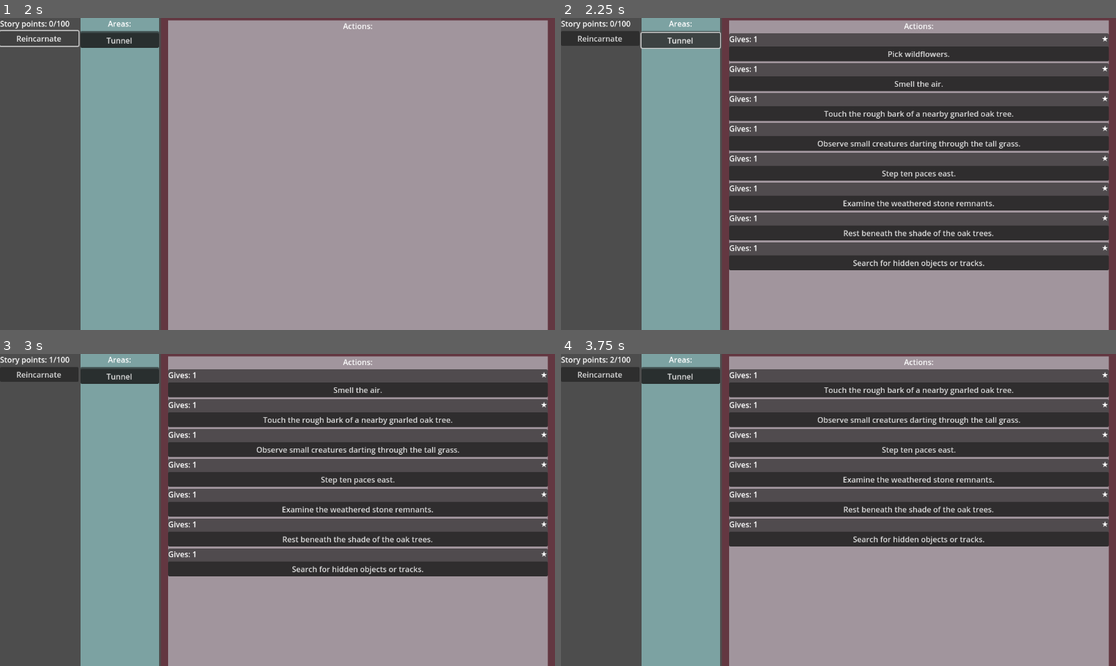
Above: before the commit, frames 1-4 (two rows, left to right).
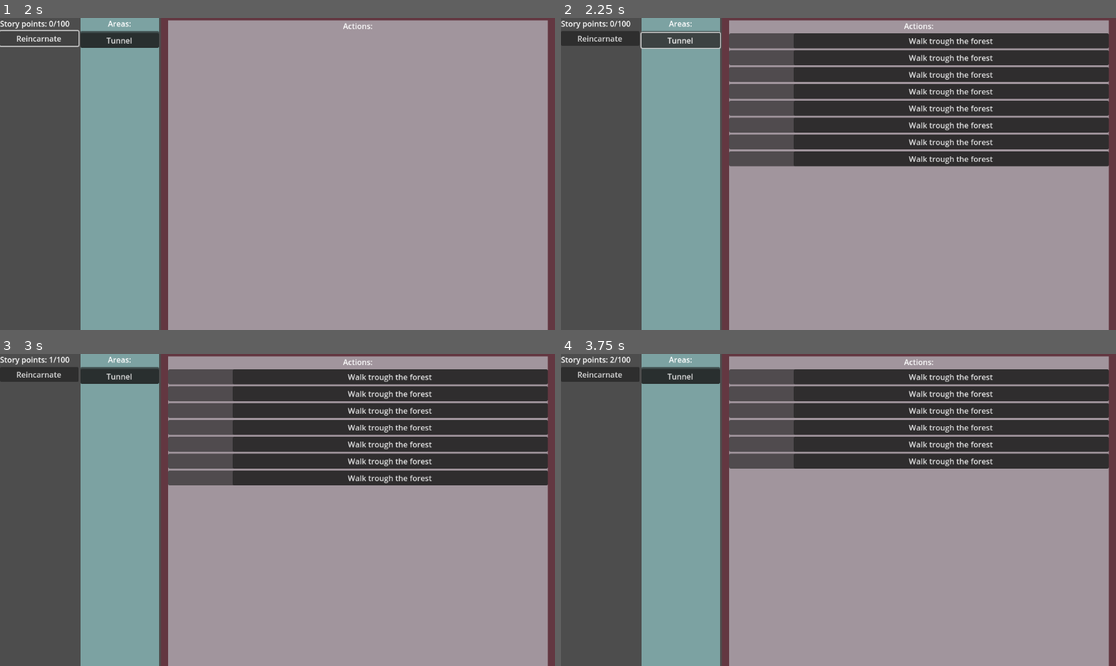
Above: after the commit, the same moments.

Repository: snipercup/Incremental-Chronicles
Game: Godot game, scene res://Scenes/main_menu.tscn
The game is run twice, just before and just after one commit, with the same random seed, the same clock (stepped at 60 frames per second) and the same inputs.
Inputs (mouse positions are in pixels of both pictures, inside the frame that each line leads up to):
- Up to frame 1 (2 s): click "Start Game" at 0.5 s; click "Reincarnate" at 1.25 s
- Up to frame 2 (2.25 s): click "Tunnel" at 2 s
- Up to frame 3 (3 s): click (355, 388) at 2.75 s, where only the run before the commit has a clickable "Pick wildflowers."
- Up to frame 4 (3.75 s): click (916, 388) at 3.5 s, where only the run before the commit has a clickable "Smell the air."

Frame 1 is identical in both runs. In frame 2, 40% of the frame differs, in the area x 30-99%, y 4-81%; in frame 3, 34%; in frame 4, 30%.
Error after the commit: Invalid call. Nonexistent function 'get_story_point_requirement' in base 'RefCounted (FreeAction)'. (res://Scripts/storyaction/story_action_ui.gd:33)

Commit message:
Add rewards requirements

Diff:
--- a/Resources/tunnel_area.json
+++ b/Resources/tunnel_area.json
@@ -6,50 +6,66 @@
   "story_actions": [
 	{
 	  "stars": 1,
-	  "story_point_requirement": 0,
-	  "story_points": 1,
+	  "requirements": {},
+	  "rewards": {
+		"Story Point": 1
+	  },
 	  "story_text": "Pick wildflowers."
 	},
 	{
 	  "stars": 1,
-	  "story_point_requirement": 0,
-	  "story_points": 1,
+	  "requirements": {},
+	  "rewards": {
+		"Story Point": 1
+	  },
 	  "story_text": "Smell the air."
 	},
 	{
 	  "stars": 1,
-	  "story_point_requirement": 0,
-	  "story_points": 1,
+	  "requirements": {},
+	  "rewards": {
+		"Story Point": 1
+	  },
 	  "story_text": "Touch the rough bark of a nearby gnarled oak tree."
 	},
 	{
 	  "stars": 1,
-	  "story_point_requirement": 0,
-	  "story_points": 1,
+	  "requirements": {},
+	  "rewards": {
+		"Story Point": 1
+	  },
 	  "story_text": "Observe small creatures darting through the tall grass."
 	},
 	{
 	  "stars": 1,
-	  "story_point_requirement": 0,
-	  "story_points": 1,
+	  "requirements": {},
+	  "rewards": {
+		"Story Point": 1
+	  },
 	  "story_text": "Step ten paces east."
 	},
 	{
 	  "stars": 1,
-	  "story_point_requirement": 0,
-	  "story_points": 1,
+	  "requirements": {},
+	  "rewards": {
+		"Story Point": 1
+	  },
 	  "story_text": "Examine the weathered stone remnants."
 	},
 	{
 	  "stars": 1,
-	  "story_point_requirement": 0,
-	  "story_points": 1,
+	  "requirements": {},
+	  "rewards": {
+		"Story Point": 1
+	  },
 	  "story_text": "Rest beneath the shade of the oak trees."
 	},
 	{
 	  "stars": 1,
-	  "story_point_requirement": 0,
-	  "story_points": 1,
+	  "requirements": {},
+	  "rewards": {
+		"Story Point": 1
+	  },
 	  "story_text": "Search for hidden objects or tracks."
 	}
   ]
--- a/Scenes/story_action_ui.tscn
+++ b/Scenes/story_action_ui.tscn
@@ -2,33 +2,26 @@
 
 [ext_resource type="Script" uid="uid://tq7qmviup2im" path="res://Scripts/story_action_ui.gd" id="1_5urje"]
 
-[node name="StoryActionUI" type="PanelContainer" node_paths=PackedStringArray("story_point_label", "stars_label", "action_button")]
+[node name="StoryActionUI" type="PanelContainer" node_paths=PackedStringArray("action_button", "rewards_requirements_v_box_container")]
 anchors_preset = 15
 anchor_right = 1.0
 anchor_bottom = 1.0
 grow_horizontal = 2
 grow_vertical = 2
 script = ExtResource("1_5urje")
-story_point_label = NodePath("VBoxContainer/StatsContainer/StoryPointLabel")
-stars_label = NodePath("VBoxContainer/StatsContainer/StarsLabel")
-action_button = NodePath("VBoxContainer/ActionButton")
+action_button = NodePath("StatsContainer/ActionButton")
+rewards_requirements_v_box_container = NodePath("StatsContainer/RewardsRequirementsVBoxContainer")
 
-[node name="VBoxContainer" type="VBoxContainer" parent="."]
+[node name="StatsContainer" type="HBoxContainer" parent="."]
 layout_mode = 2
 
-[node name="StatsContainer" type="HBoxContainer" parent="VBoxContainer"]
-layout_mode = 2
-
-[node name="StoryPointLabel" type="Label" parent="VBoxContainer/StatsContainer"]
+[node name="RewardsRequirementsVBoxContainer" type="VBoxContainer" parent="StatsContainer"]
 layout_mode = 2
 size_flags_horizontal = 3
-text = "Requires story points: 100"
+size_flags_stretch_ratio = 0.2
 
-[node name="StarsLabel" type="Label" parent="VBoxContainer/StatsContainer"]
+[node name="ActionButton" type="Button" parent="StatsContainer"]
 layout_mode = 2
-text = "***"
-
-[node name="ActionButton" type="Button" parent="VBoxContainer"]
-layout_mode = 2
+size_flags_horizontal = 3
 text = "Walk trough the forest"
 autowrap_mode = 3
--- a/Scripts/pinlist_ui.gd
+++ b/Scripts/pinlist_ui.gd
@@ -12,7 +12,6 @@
 
 # Example StoryAction requirements:
 # "requirements": {
-	#"required_resources": {
 		#"Story Point": 1000000,
 		#"Ethereal Mana": 1000000,
 		#"Void Essence": 750000,
@@ -24,12 +23,9 @@
 		#"Heart of the World Tree": 1,
 		#"Essence of Rebirth": 50000,
 		#"Light of the Lost Star": 1
-	#}
-	#"required_traits": {
 		#"Strength": 50000,
 		#"Spirit Bond": 40000,
 		#"Persistence": 45000
-	#}
 #}
 
 @onready var pin_list_label: Label = $PinListLabel
--- a/Scripts/story_action_ui.gd
+++ b/Scripts/story_action_ui.gd
@@ -4,22 +4,26 @@
 # This script is used to update the ui for a StoryAction
 # This script will signal when the user presses the action_button
 
-@export var story_point_label: Label = null
-@export var stars_label: Label = null
+#Example json:
+#{
+	# "requirements": {
+		#"Story Point": 1,
+		#"Persistence": 1
+	#},
+	#"rewards": {
+		#"Story Point": 1
+	#},
+	#"story_text": "Pick wildflowers."
+#}
+
 @export var action_button: Button = null
+@export var rewards_requirements_v_box_container: VBoxContainer = null
+
+
 var story_action: StoryAction
 
 # Signal to emit when the action button is pressed
 signal action_pressed(control: Control)
-
-# Setters for controls and variables
-func set_story_point_label(value: String) -> void:
-	if story_point_label:
-		story_point_label.text = value
-
-func set_stars_label(value: String) -> void:
-	if stars_label:
-		stars_label.text = value
 
 func set_action_button_text(value: String) -> void:
 	if action_button:
@@ -29,22 +33,7 @@
 func set_story_action(value: StoryAction) -> void:
 	story_action = value
 	if story_action:
-		# Get values from story action
-		var requirement = story_action.get_story_point_requirement()
-		var points = story_action.get_story_points()
-
-		# Build the label text based on values
-		var label_text = []
-		if requirement > 0:
-			label_text.append("Requires: %d" % requirement)
-		if points > 0:
-			label_text.append("Gives: %d" % points)
-
-		# Join the parts together with a comma
-		set_story_point_label(", ".join(label_text))
-
-		# Update stars and action button
-		set_stars_label("★".repeat(story_action.get_stars()))
+		_update_rewards_and_requirements()
 		set_action_button_text(story_action.get_story_text())
 
 
@@ -58,3 +47,33 @@
 	action_pressed.emit(self)
 	# Free the control after emitting the signal
 	queue_free()
+
+# Update the rewards and requirements list in a single container
+func _update_rewards_and_requirements() -> void:
+	# Clear existing labels
+	for child in rewards_requirements_v_box_container.get_children():
+		child.queue_free()
+
+	var requirements = story_action.get_requirements()
+	var rewards = story_action.get_rewards()
+
+	var has_content = false
+
+	# Create red labels for requirements
+	for key in requirements.keys():
+		var requirement_label = Label.new()
+		requirement_label.text = "%s: %d" % [key, requirements[key]]
+		requirement_label.modulate = Color(1, 0, 0)  # Red color for requirements
+		rewards_requirements_v_box_container.add_child(requirement_label)
+		has_content = true
+
+	# Create green labels for rewards
+	for key in rewards.keys():
+		var reward_label = Label.new()
+		reward_label.text = "%s: %d" % [key, rewards[key]]
+		reward_label.modulate = Color(0, 1, 0)  # Green color for rewards
+		rewards_requirements_v_box_container.add_child(reward_label)
+		has_content = true
+
+	# Hide container if empty
+	rewards_requirements_v_box_container.visible = has_content
--- a/Scripts/story_points_label.gd
+++ b/Scripts/story_points_label.gd
@@ -2,29 +2,41 @@
 
 @export var action_list: VBoxContainer = null
 const DEFAULT_LABEL_TEXT: String = "Story points: 0/100"
-var story_points: int = 0
-signal story_points_updated(new_points: int)
+var resources: Dictionary = {}
+
+# Signal to emit when resources are updated
+signal resources_updated(new_resources: Dictionary)
 
 # Called when the node enters the scene tree.
 func _ready():
-	# Connect the action_completed signal
 	if action_list:
 		action_list.action_completed.connect(_on_action_completed)
 
 # Called when an action is completed
 func _on_action_completed(control: Control):
 	var story_action: StoryAction = control.story_action
-	# Increment story_points based on the value from myaction
-	add_story_points(story_action.story_points)
+	var rewards = story_action.get_rewards()
+	for key in rewards.keys():
+		add_resource(key, rewards[key])
 
-func add_story_points(new_points: int) -> void:
-	story_points += new_points
-	update_story_points()
+# Add to a resource
+func add_resource(resource_name: String, amount: int) -> void:
+	resources[resource_name] = resources.get(resource_name, 0) + amount
+	_update_resources()
 
-func set_story_points(new_points: int) -> void:
-	story_points = new_points
-	update_story_points()
+# Remove from a resource
+func remove_resource(resource_name: String, amount: int) -> void:
+	if resource_name in resources:
+		resources[resource_name] = max(resources[resource_name] - amount, 0)
+		_update_resources()
 
-func update_story_points() -> void:
-	story_points_updated.emit(story_points)
-	text = "Story points: %d/100" % story_points # Update label text
+# Set a resource to a specific value
+func set_resource(resource_name: String, amount: int) -> void:
+	resources[resource_name] = max(amount, 0)
+	_update_resources()
+
+# Update resource values and emit signal
+func _update_resources() -> void:
+	resources_updated.emit(resources)
+	var story_points = resources.get("Story Point", 0)
+	text = "Story points: %d/100" % story_points
--- a/Scripts/storyaction/story_action.gd
+++ b/Scripts/storyaction/story_action.gd
@@ -3,45 +3,46 @@
 
 #Example json:
 #{
-  #"stars": 1,
-  #"story_point_requirement": 0,
-  #"story_points": 1,
-  #"story_text": "Pick wildflowers."
+	# "requirements": {
+		#"Story Point": 1,
+		#"Persistence": 1
+	#},
+	#"rewards": {
+		#"Story Point": 1
+	#},
+	#"story_text": "Pick wildflowers."
 #}
 
 # Properties with default values
-var stars: int = 1 : set = set_stars, get = get_stars
-var story_point_requirement: int = 0 : set = set_story_point_requirement, get = get_story_point_requirement
-var story_points: int = 1 : set = set_story_points, get = get_story_points
+var rewards: Dictionary = {} : set = set_rewards, get = get_rewards
 var story_text: String = "" : set = set_story_text, get = get_story_text
-var say: String = "return exactly one action" : set = set_say, get = get_say
+var requirements: Dictionary = {} : set = set_requirements, get = get_requirements
 var area: StoryArea
 
 # Initialize from a dictionary
 func _init(data: Dictionary = {}) -> void:
-	set_stars(data.get("stars", 1))
-	set_story_point_requirement(data.get("story_point_requirement", 0))
-	set_story_points(data.get("story_points", 1))
 	set_story_text(data.get("story_text", ""))
+	set_requirements(data.get("requirements", {}))
+	set_rewards(data.get("rewards", {}))
 
-# Setters and Getters
-func set_stars(value: int) -> void:
-	stars = clamp(value, 1, 5)  # Ensure stars are between 1 and 5
 
-func get_stars() -> int:
-	return stars
+# Setter for requirements (ensure valid data)
+func set_requirements(value: Dictionary) -> void:
+	requirements = value.duplicate(true)
 
-func set_story_point_requirement(value: int) -> void:
-	story_point_requirement = max(value, 0)  # Ensure non-negative
+# Getter for requirements
+func get_requirements() -> Dictionary:
+	return requirements
 
-func get_story_point_requirement() -> int:
-	return story_point_requirement
 
-func set_story_points(value: int) -> void:
-	story_points = max(value, 0)  # Ensure non-negative
+# Setter for rewards (ensure valid data)
+func set_rewards(value: Dictionary) -> void:
+	rewards = value.duplicate(true)
 
-func get_story_points() -> int:
-	return story_points
+# Getter for rewards
+func get_rewards() -> Dictionary:
+	return rewards
+
 
 func set_story_text(value: String) -> void:
 	story_text = value
@@ -49,18 +50,23 @@
 func get_story_text() -> String:
 	return story_text
 
-func set_say(value: String) -> void:
-	say = value
-
-func get_say() -> String:
-	return say
-
 # Function to return all properties as a dictionary
 func get_properties() -> Dictionary:
 	return {
-		"stars": stars,
-		"story_point_requirement": story_point_requirement,
-		"story_points": story_points,
 		"story_text": story_text,
-		"say": say
+		"requirements": requirements,
+		"rewards": rewards
 	}
+
+# Check if the player meets all the action's requirements
+func can_perform_action(resources: Dictionary) -> bool:
+	for key in requirements.keys():
+		if resources.get(key, 0) < requirements[key]:
+			return false
+	return true
+
+# Apply the action's rewards to the player's resources
+#func apply_rewards(player_resources: Dictionary) -> Dictionary:
+	#for key in rewards.keys():
+		#player_resources[key] = player_resources.get(key, 0) + rewards[key]
+	#return player_resources
--- a/Scripts/storyaction/story_action_loop.gd
+++ b/Scripts/storyaction/story_action_loop.gd
@@ -8,8 +8,8 @@
 	print("Performed loop action %d times: %s" % [loop_count, story_text])
 
 # Optionally increase or decrease reward per loop
-func get_story_points() -> int:
-	return story_points + loop_count
+#func get_story_points() -> int:
+	#return story_points + loop_count
 
 func get_icon() -> String:
 	return "🔁"
--- a/Scripts/storyaction/story_action_repeat.gd
+++ b/Scripts/storyaction/story_action_repeat.gd
@@ -8,8 +8,8 @@
 	print("Performed repeat action (%d times): %s" % [repeat_count, story_text])
 
 # Optionally increase reward or difficulty
-func get_story_points() -> int:
-	return story_points * repeat_count
+#func get_story_points() -> int:
+	#return story_points * repeat_count
 
 func get_icon() -> String:
 	return "🔄"
--- a/Scripts/storyaction/story_action_salvage.gd
+++ b/Scripts/storyaction/story_action_salvage.gd
@@ -7,7 +7,7 @@
 func perform_action() -> void:
 	if randf() <= success_chance:
 		print("Salvage successful! Gained %d resources." % reward)
-		story_points += reward
+		#story_points += reward
 	else:
 		print("Salvage failed. Found nothing.")
 
